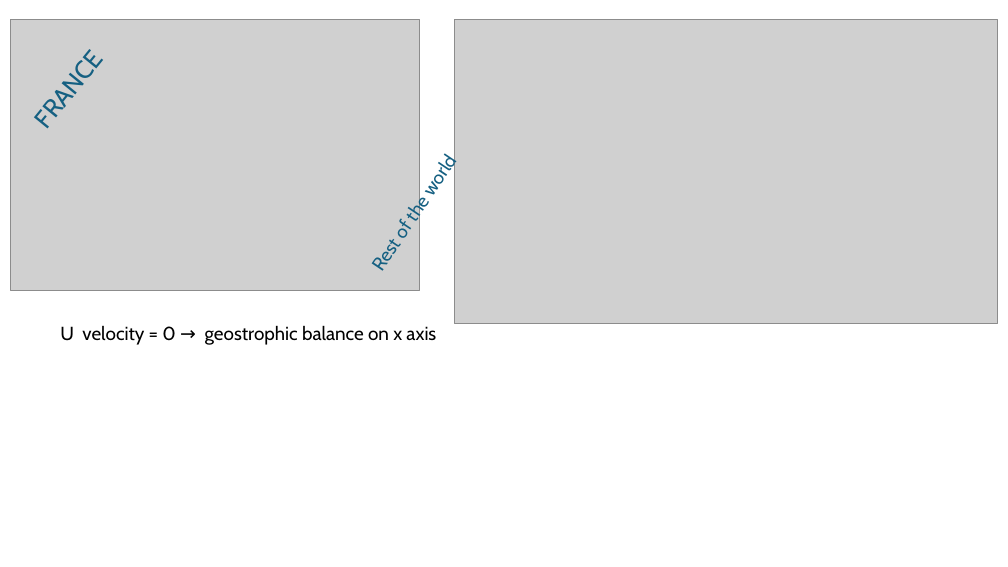
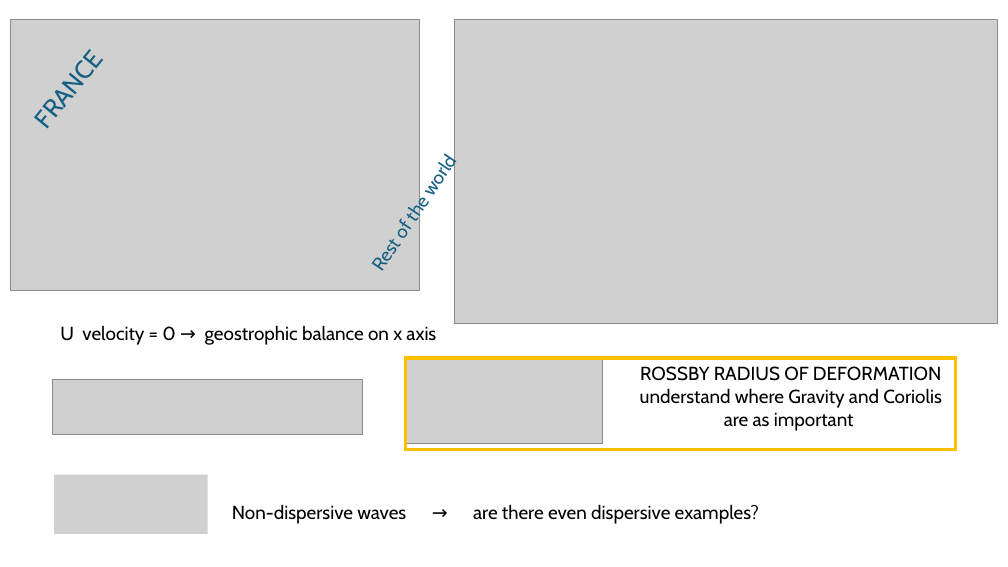
Before and after one commit to meteorologopazzo/meteorologopazzo, a slide deck: slide 5 of waves_presentation/waves.pptx. Drawn at 1008x567 pixels with LibreOffice and Linux fonts; fonts in the diff are those of the drawing; grey boxes stand for pictures. Boxes give left, top, right and bottom in pixels: in the first picture for what was removed or moved away, otherwise in the second. Text is boxed around its words. In the diff, an @@ line names an element or a change of style, - is before the commit and + after.

```diff
--- a/waves_presentation/waves.pptx
+++ b/waves_presentation/waves.pptx
@@ picture added at [405, 358, 603, 444] @@
@@ rectangle added at [405, 358, 955, 450], outline #FFC000 3 pt @@
@@ picture added at [53, 379, 363, 435] @@
@@ text added at [640, 366, 942, 431], 18 pt, text #000000 @@
+ROSSBY RADIUS OF DEFORMATION
+understand where Gravity and Coriolis
+are as important
@@ picture added at [54, 475, 208, 534] @@
@@ text added at [232, 504, 759, 524], 18 pt, text #000000 @@
+Non-dispersive waves → are there even dispersive examples?
```
Also in this commit, not shown: 3 other slides changed, 7 slides added, 1 slide removed.
